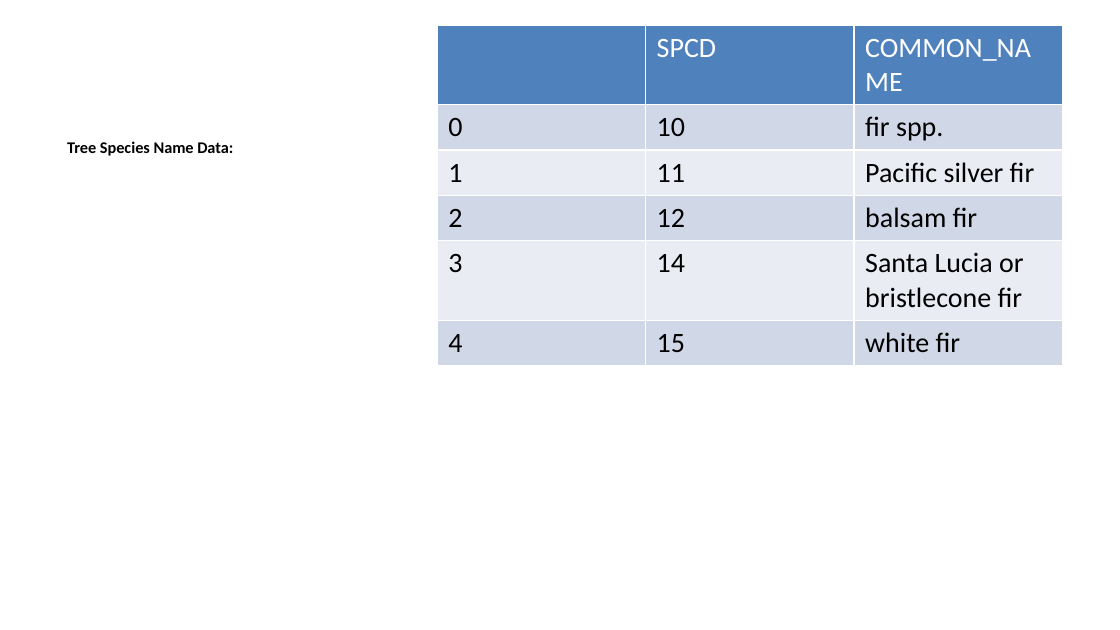
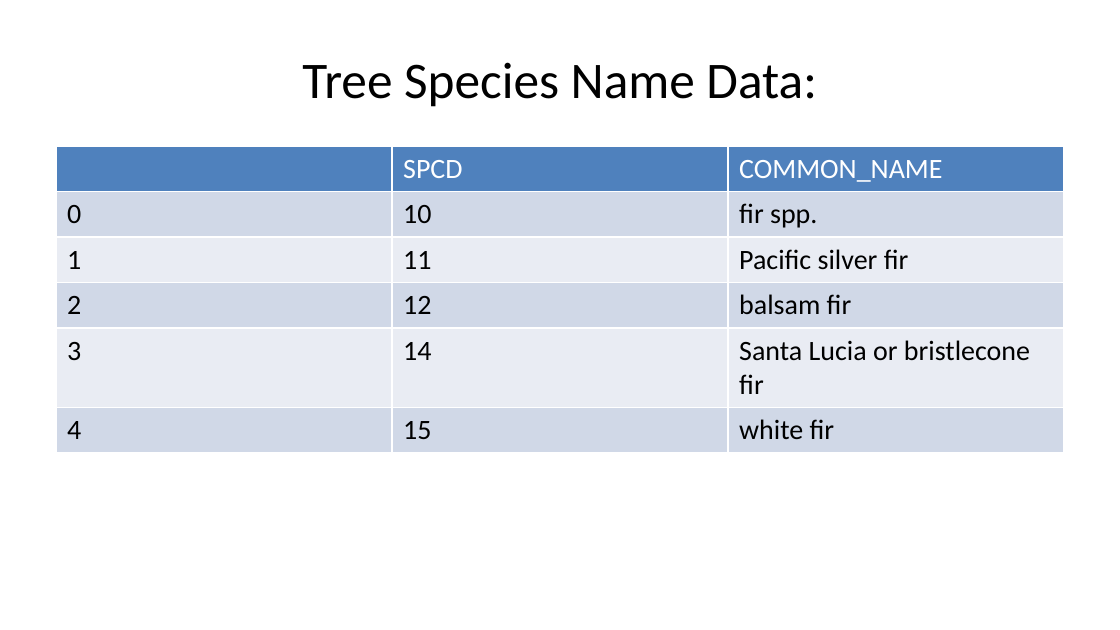
Before and after one commit to deancallahan25/Redwood-Analytics-Portfolio, a slide deck: slide 16 of Project-3/individual-models/data/presentation.pptx (slide 12 before the commit). Drawn at 1120x630 pixels with LibreOffice and Linux fonts; fonts in the diff are those of the drawing. Boxes give left, top, right and bottom in pixels: in the first picture for what was removed or moved away, otherwise in the second. Text is boxed around its words. In the diff, an @@ line names an element or a change of style, - is before the commit and + after.

```diff
--- a/Project-3/individual-models/data/presentation.pptx
+++ b/Project-3/individual-models/data/presentation.pptx
@@ title "Tree Species Name Data:": place and size @@
-title "Tree Species Name Data:" at <box>67,141,233,156</box>
+title "Tree Species Name Data:" at <box>302,62,817,107</box>
@@ title "Tree Species Name Data:" at <box>302,62,817,107</box>: size 10.5 to 33 pt, bold off; alignment left to centre; less space between paragraphs; vertical alignment top to middle @@
@@ table: place and size @@
-table at <box>437,25,1062,561</box>
+table at <box>56,147,1064,562</box>
```
Also in this commit, not shown: 3 other slides changed, 8 slides added, 4 slides removed, 1 other file.
